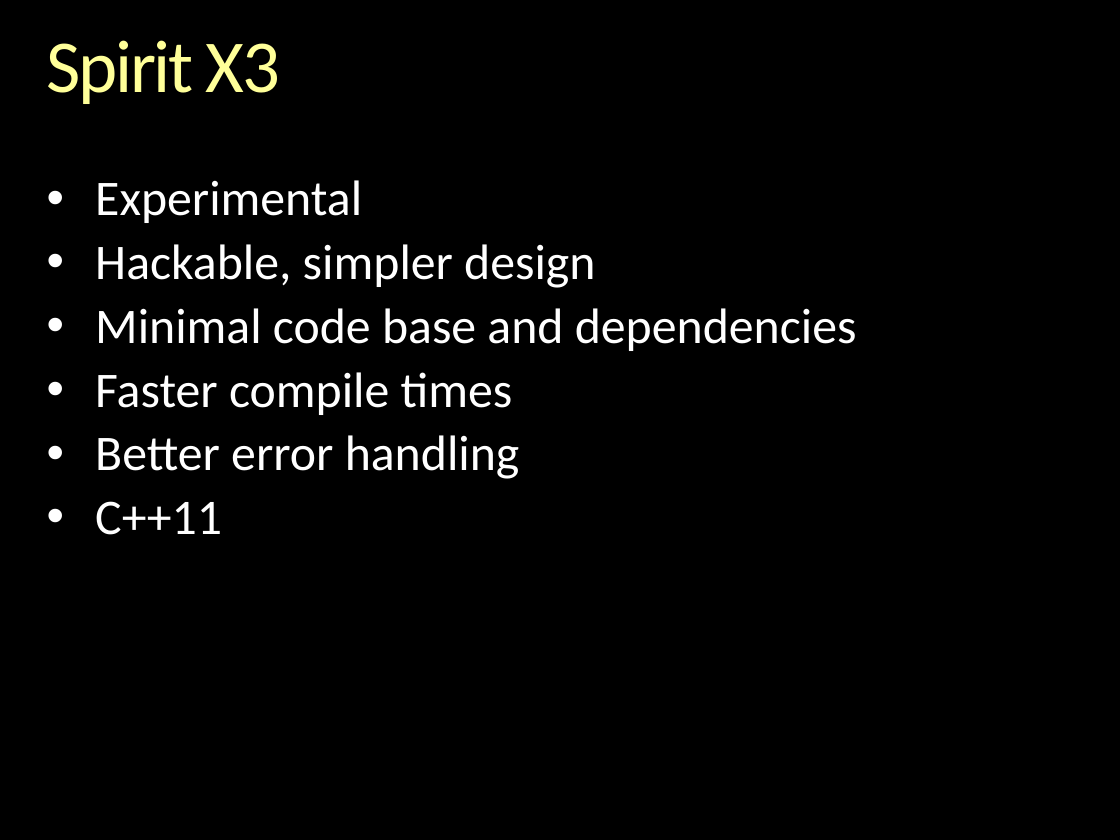
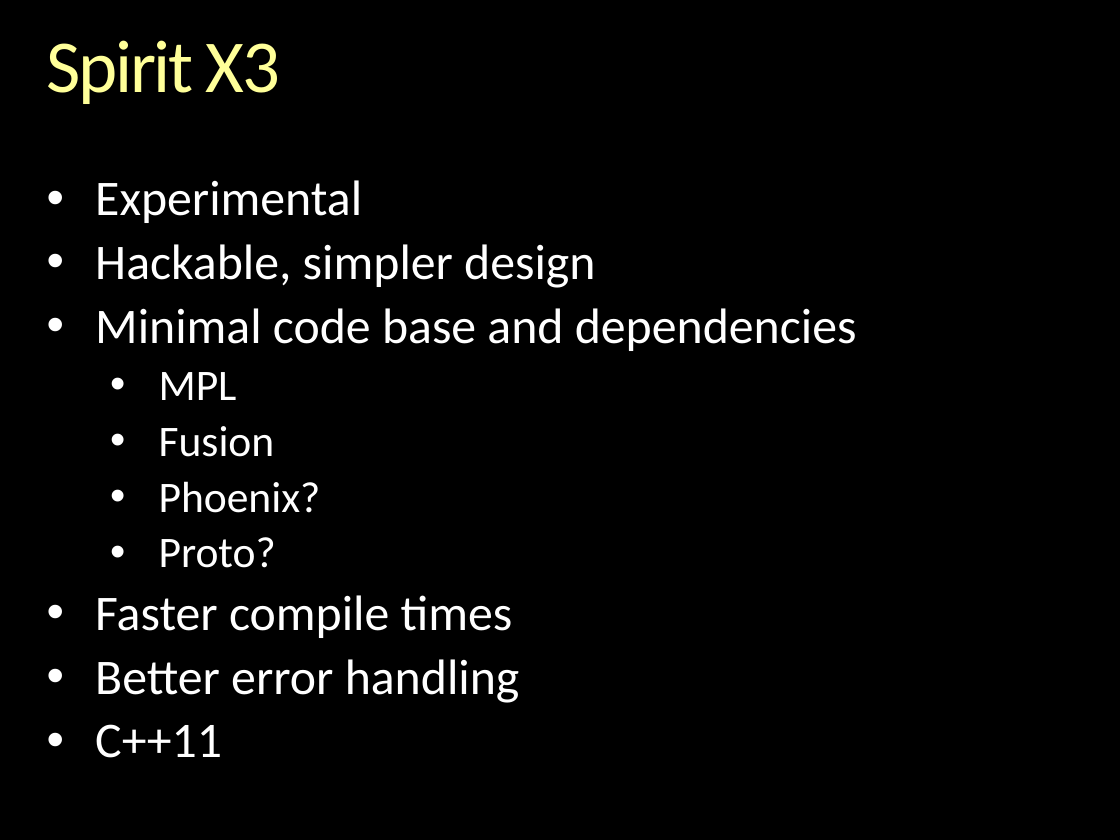
Before and after one commit to boostorg/spirit, a slide deck: slide 4 of libs/spirit/doc/cppnow_2013/Inside Spirit X3.pptx. Drawn at 1120x840 pixels with LibreOffice and Linux fonts; fonts in the diff are those of the drawing; background and template pictures are left out. Boxes give left, top, right and bottom in pixels: in the first picture for what was removed or moved away, otherwise in the second. Text is boxed around its words. In the diff, an @@ line names an element or a change of style, - is before the commit and + after.

Commit message:
slides minor update

```diff
--- a/libs/spirit/doc/cppnow_2013/Inside Spirit X3.pptx
+++ b/libs/spirit/doc/cppnow_2013/Inside Spirit X3.pptx
@@ text at (x1=159, y1=372, x2=321, y2=568): paragraphs added @@
+  • MPL
+  • Fusion
+  • Phoenix?
+  • Proto?
```
